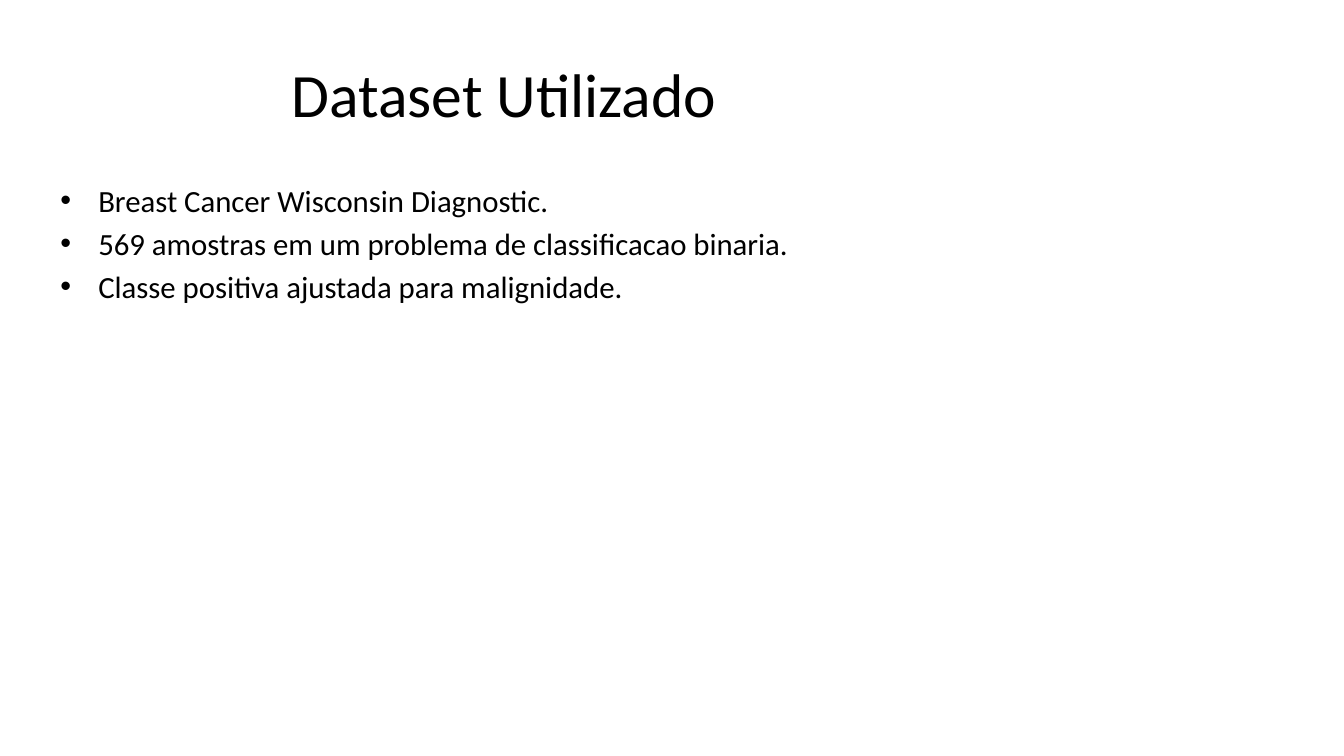
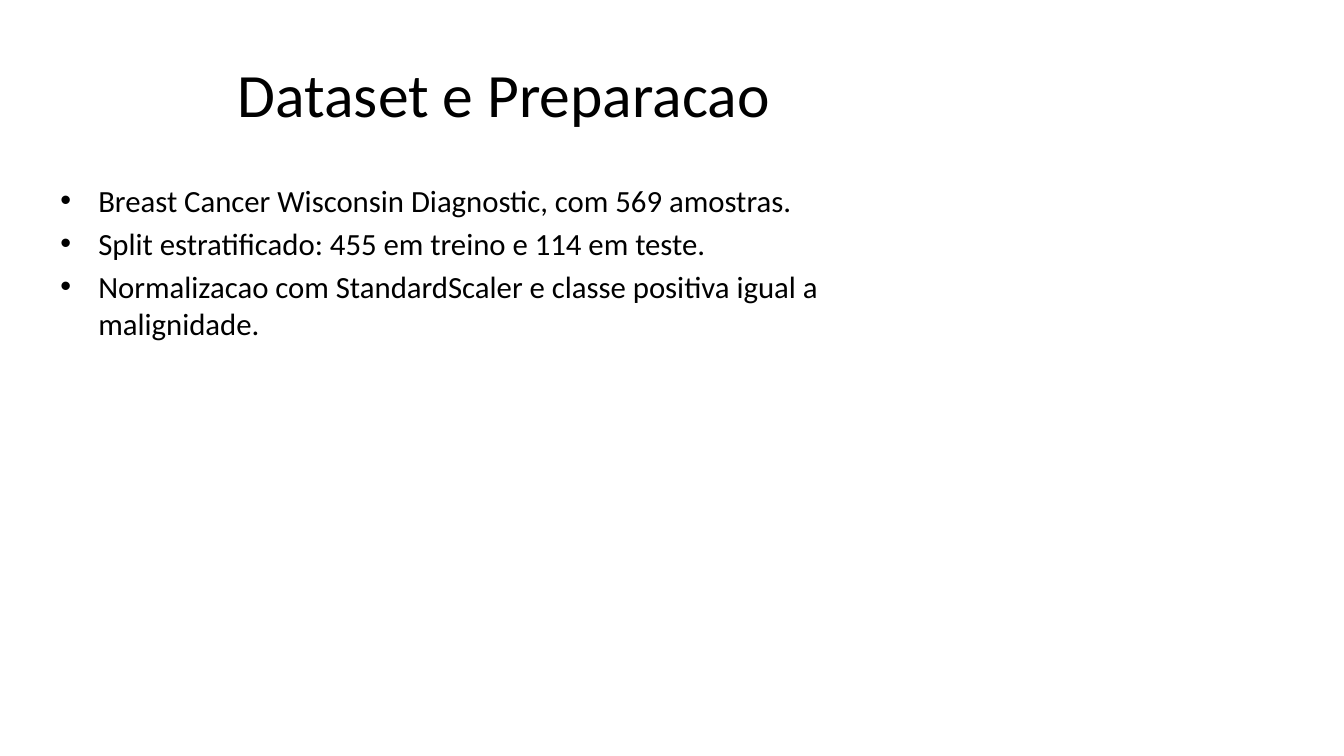
Before and after one commit to DanielNeto1092/tech-challenge-fase2, a slide deck: slide 3 of docs/Apresentacao_Algoritmo_Genetico_Cancer_de_Mama.pptx. Drawn at 1344x756 pixels with LibreOffice and Linux fonts; fonts in the diff are those of the drawing. Boxes give left, top, right and bottom in pixels: in the first picture for what was removed or moved away, otherwise in the second. Text is boxed around its words. In the diff, an @@ line names an element or a change of style, - is before the commit and + after.

```diff
--- a/docs/Apresentacao_Algoritmo_Genetico_Cancer_de_Mama.pptx
+++ b/docs/Apresentacao_Algoritmo_Genetico_Cancer_de_Mama.pptx
@@ title at box(238, 77, 770, 127): text changed @@
-Dataset Utilizado
+Dataset e Preparacao
@@ text at box(98, 190, 818, 341): text changed @@
-• Breast Cancer Wisconsin Diagnostic.
-• 569 amostras em um problema de classificacao binaria.
-• Classe positiva ajustada para malignidade.
+• Breast Cancer Wisconsin Diagnostic, com 569 amostras.
+• Split estratificado: 455 em treino e 114 em teste.
+• Normalizacao com StandardScaler e classe positiva igual a malignidade.
```
Also in this commit, not shown: 5 other slides changed, 10 slides added, 15 slides removed, 28 other files.
